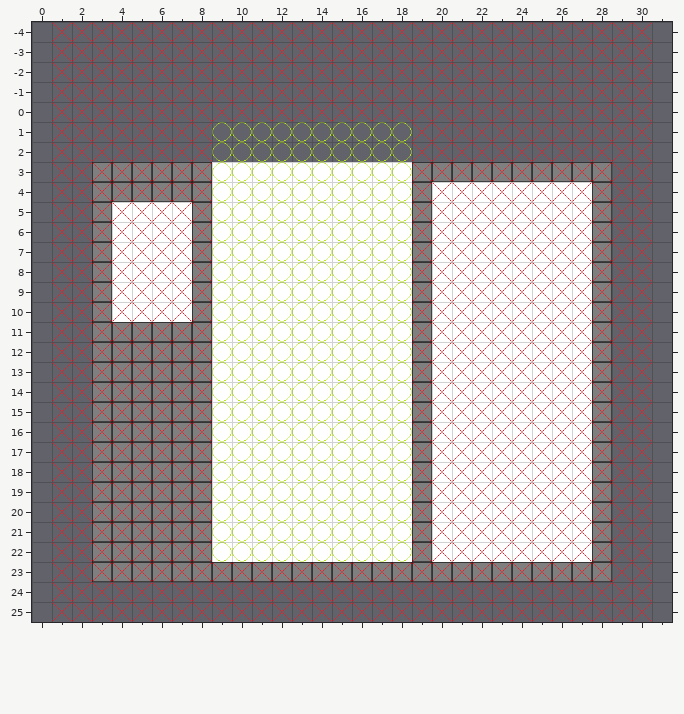
Two states of a Tiled map, JAGEgradle/JAGEtetris/resources/res/map/tetris.tmx. The picture above was drawn from the file before the commit.
Cells are 32x32 px. Shown: x 0..31, y -4..25. The old version is drawn lined up with the new one.
Now the later version:
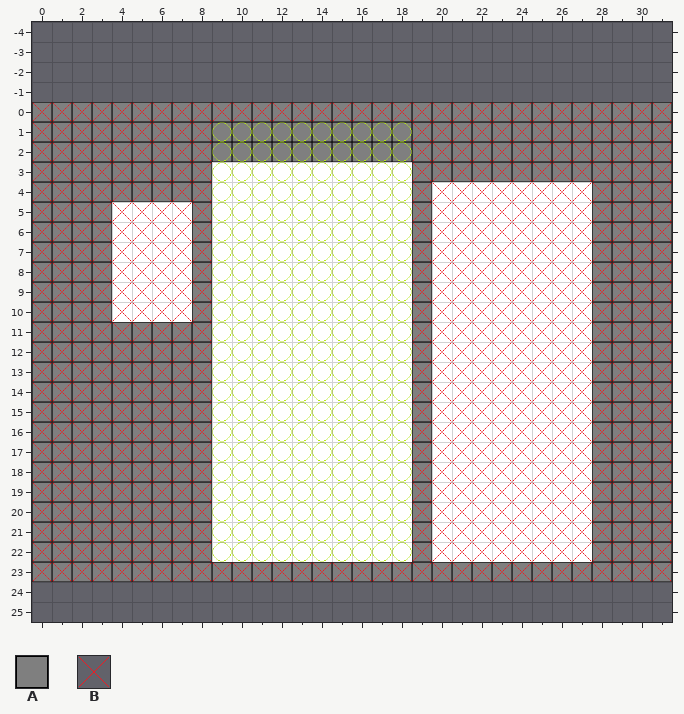
Key: from "tiles": A 0; from "types": B 1.
_ is an empty cell.
Change:
map size 30x30 -> 32x24 cells (old content now starts at 1,-4; both pictures use the new coordinates)
Layer "map":
The edit adds tile A in rows 0 to 2 at x 0 to 31; in rows 3 to 23 at x 0 to 2 and 29 to 31.
Layer "types":
The edit adds tile B in rows 0 to 23 at x 0 and 31.
The author cleared tile B in rows -4 to -1 at x 1 to 30; in rows 24 to 25 at x 1 to 30.
Where, in picture pixels (left, top, right, bottom), the same in both pictures:
changed: (32, 22, 672, 622)
